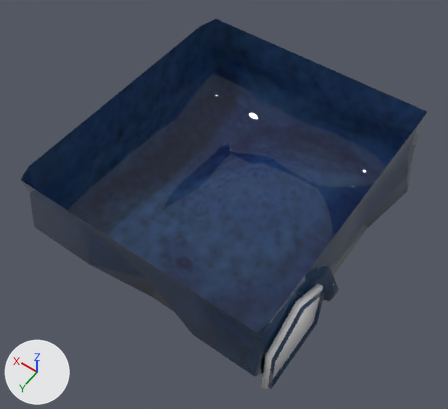
Renders of the Blender file Blender/buildingEscape.blend from each side of a commit.
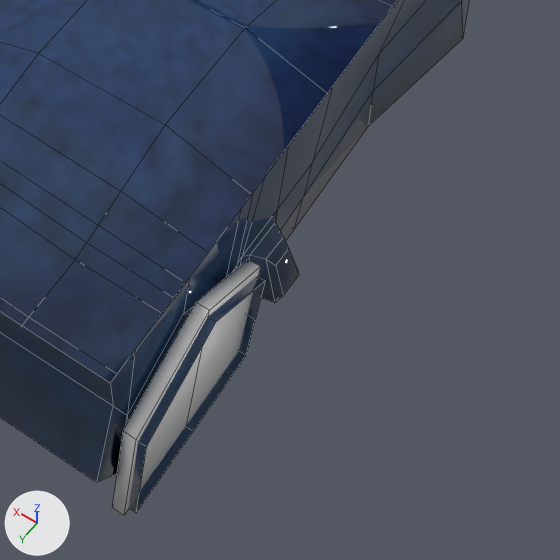
Each version is shown whole from a 50 mm lens placed at (-799.0, 1167.0, 1850.0), pointed at (-7.0, 59.0, 108.0), then close up on the part from 48% to 100% of the width and 43% to 100% of the height. The lights are fixed; the arrows at lower left show +X, +Y and +Z. The close-ups show mesh edges as thin lines.

The scene before the commit, as lines of its bpy script (objects in view):
```python
me_cube_001 = bpy.data.meshes.new('Cube.001')
me_cube_001.from_pydata(...)  # 12 vertices, 10 faces; spans x -0.09..0.09, y -1.51..1.51, z -1.29..1.93
me_plane_001 = bpy.data.meshes.new('Plane.001')
me_plane_001.from_pydata(...)  # 150 vertices, 132 faces; spans x -4.82..5.2, y -5.32..5.39, z -0.18..3.44
me_plane_001.materials.append(mat_cavewalls)  # picture img_cavewalls_png
ob_cube = bpy.data.objects.new('Cube', me_cube_001)
ob_cube.location = (-469.0, 340.0, 99.0)
ob_cube.rotation_euler = (-0.0000139, 0.0, 3.135)  # degrees (0, 0, 180)
ob_cube.scale = (100.0, 100.0, 100.0)
ob_plane_001 = bpy.data.objects.new('Plane.001', me_plane_001)
ob_plane_001.location = (12.0, -7.0, -7.0)
ob_plane_001.rotation_euler = (-0.0000139, 0.0, 3.135)  # degrees (0, 0, 180)
ob_plane_001.scale = (100.0, 100.0, 100.0)
```
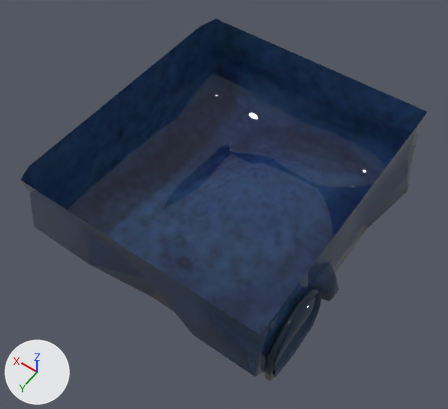
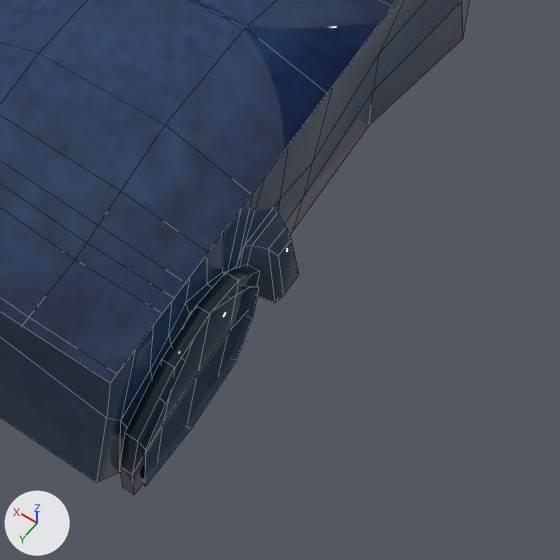
Where the newer file only moved an object's origin or applied its transform, the numbers keep the older frame.

Edits to the scene script, one JSON object a line:
```json
{"op": "add", "block": "img_cavedoor", "code": ["img_cavedoor = load_image('caveDoor', 'caveDoor.png', 1024, 1024, 'sRGB')"]}
{"op": "add", "block": "mat_cavedoor", "code": ["mat_cavedoor = principled_material('caveDoor')", "mat_cavedoor.texture = img_cavedoor", "mat_cavedoor.roughness = 0.0"]}
{"block": "me_cube_001", "where": "# used by ob_cube; location = (-469.0, 340.0, 99.0); rotation_euler = (-0.0000139, 0.0, 3.135), in degrees (0, 0, 180); scale = (100.0, 100.0, 100.0)"}
{"op": "remove", "block": "me_cube_001", "code": "me_cube_001.from_pydata(...)  # 12 vertices, 10 faces; spans x -0.09..0.09, y -1.51..1.51, z -1.29..1.93"}
{"op": "add", "block": "me_cube_001", "code": "me_cube_001.from_pydata(...)  # 30 vertices, 28 faces; spans x -10.16..10.16, y -147.05..145.26, z -129.41..181.86"}
{"block": "me_cube_001", "change": "me_cube_001 part 1: the whole mesh is rebuilt"}
{"op": "add", "block": "me_cube_001", "code": "me_cube_001.materials.append(mat_cavedoor)  # picture img_cavedoor"}
{"block": "me_plane_001", "where": "# used by ob_plane_001; location = (12.0, -7.0, -7.0); rotation_euler = (-0.0000139, 0.0, 3.135), in degrees (0, 0, 180); scale = (100.0, 100.0, 100.0)"}
{"op": "remove", "block": "me_plane_001", "code": "me_plane_001.from_pydata(...)  # 150 vertices, 132 faces; spans x -4.82..5.2, y -5.32..5.39, z -0.18..3.44"}
{"op": "add", "block": "me_plane_001", "code": "me_plane_001.from_pydata(...)  # 166 vertices, 144 faces; spans x -4.82..5.2, y -5.32..5.39, z -0.17..3.44"}
{"block": "me_plane_001", "change": "me_plane_001 part 2"}
{"block": "me_plane_001", "change": "2 vertices are removed from x 4.79..5.04, y -3.47, z 2.85..2.87"}
{"block": "me_plane_001", "change": "6 faces are deleted"}
{"block": "me_plane_001", "change": "6 vertices in x 4.59..4.86, y -1.89..-0.98, z 1.65..1.78 move by (0.0, 0.0, 0.25)"}
{"block": "me_plane_001", "change": "18 vertices move from x 4.6..5.04, y -4.98..-1.29, z -0.18..2.63 to x 4.58..5.0, y -5.08..-1.29, z -0.17..2.83"}
{"block": "me_plane_001", "change": "18 vertices are added at x 4.6..5.0, y -4.43..-2.47, z 2.2..3.44"}
{"block": "me_plane_001", "change": "18 new faces join them"}
{"op": "set", "path": "ob_cube.rotation_euler", "old": "(-0.0000139, 0.0, 3.135)", "new": "(0.0, 0.0, 0.0)", "note": "degrees (0, 0, 180) -> degrees (0, 0, 0)"}
{"op": "set", "path": "ob_cube.scale", "old": "(100.0, 100.0, 100.0)", "new": "(1.0, 1.0, 1.0)"}
```

Location of each change, (x1, y1, x2, y2) in pixels of the close-ups (560 x 560 px):
```json
{"object": "Plane.001", "change": "reshaped", "before": [0, 0, 470, 512], "after": [0, 0, 470, 486]}
{"object": "Cube", "change": "reshaped, turned, rescaled", "before": [112, 259, 261, 515], "after": [120, 264, 260, 495]}
{"part": 2, "of": "me_plane_001", "change": "built on", "before": [0, 87, 333, 512], "after": [0, 87, 333, 486]}
```
